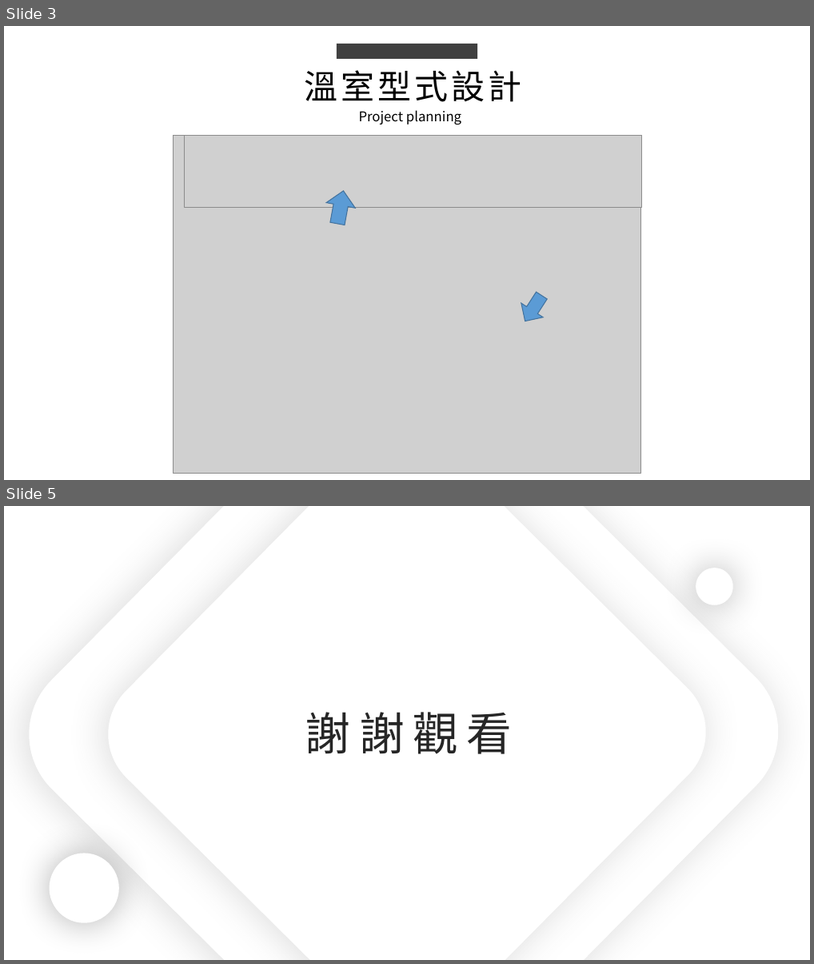
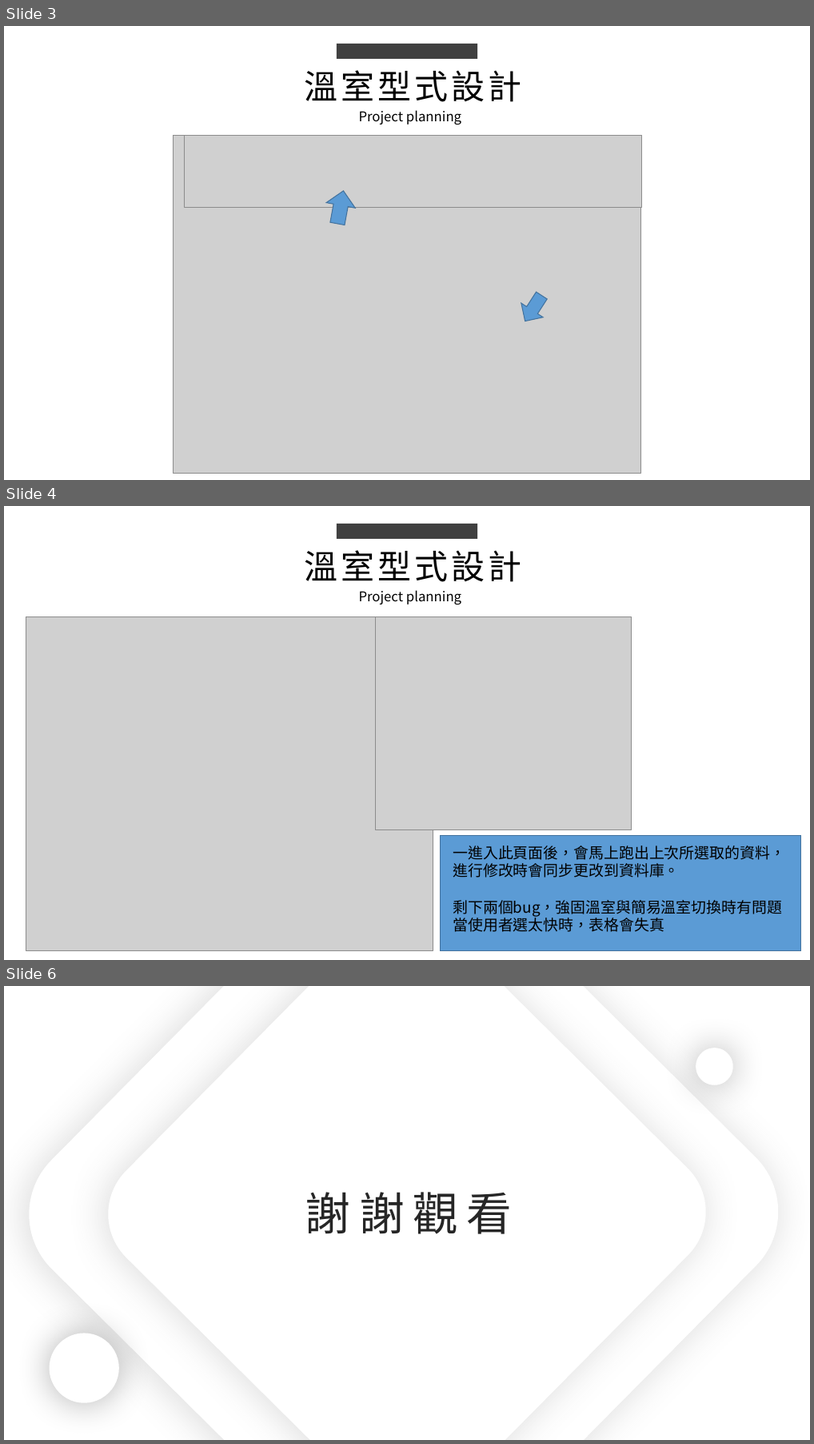
Before and after one commit to king637324/KnowledgeGreenhouseSystem, a slide deck: 工作日報_葉柏漢/2021.09/2021.09.03(加班)~2021.09.06工作日報_葉柏漢.pptx. Shown one above the other, each under a label of ours: slides 3 and 5 before the commit, slides 3, 4 and 6 after it; the slides between them are not shown. The pictures are 814x964 and 814x1444 pixels, drawn with LibreOffice and Linux fonts; fonts in the diff are those of the drawing; grey boxes stand for pictures. Boxes give left, top, right and bottom in pixels: in the first picture for what was removed or moved away, otherwise in the second. Text is boxed around its words. In the diff, an @@ line names an element or a change of style, - is before the commit and + after.

```diff
--- a/工作日報_葉柏漢/2021.09/2021.09.03(加班)~2021.09.06工作日報_葉柏漢.pptx
+++ b/工作日報_葉柏漢/2021.09/2021.09.03(加班)~2021.09.06工作日報_葉柏漢.pptx
@@ slide 4 added at (4,506,810,960), background #FFFFFF @@
@@ rectangle added at (337,524,478,539), fill #404040 @@
@@ text added at (304,550,522,582), 40 pt, text #000000 @@
+溫室型式設計
@@ text added at (359,590,462,604), 16 pt, text #000000 @@
+Project planning
@@ picture added at (26,616,433,951) @@
@@ picture added at (376,616,632,830) @@
@@ rectangle added at (440,836,802,951), fill #5B9BD5, outline #43739E 1 pt @@
@@ text added at (453,845,786,932), 18 pt, text #000000 @@
+一進入此頁面後，會馬上跑出上次所選取的資料，進行修改時會同步更改到資料庫。
+剩下兩個bug，強固溫室與簡易溫室切換時有問題
+當使用者選太快時，表格會失真
@@ what was slide 5 is now slide 6 @@
```
Also in this commit, not shown: 1 slide changed, 3 other files.
